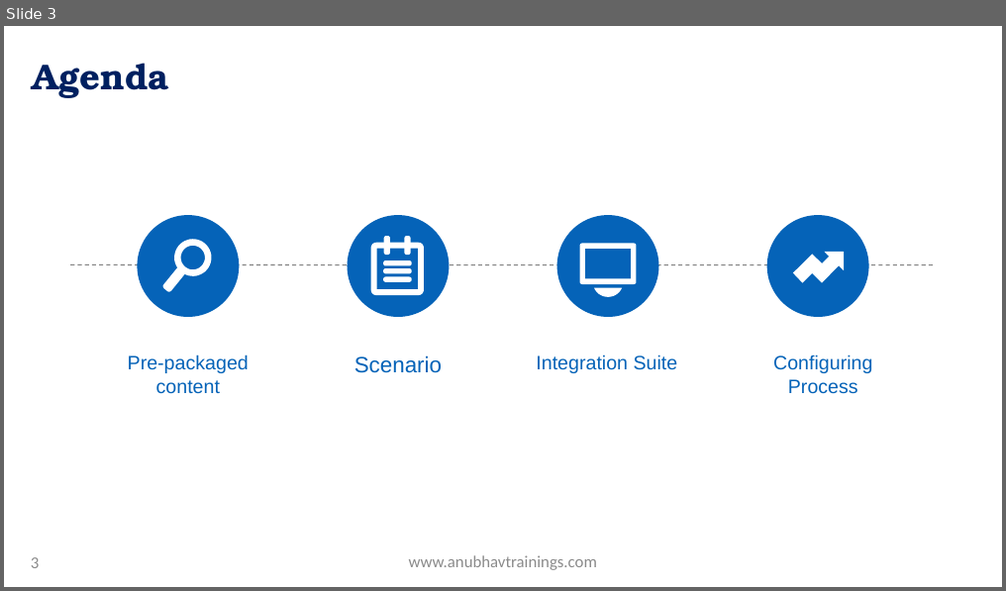
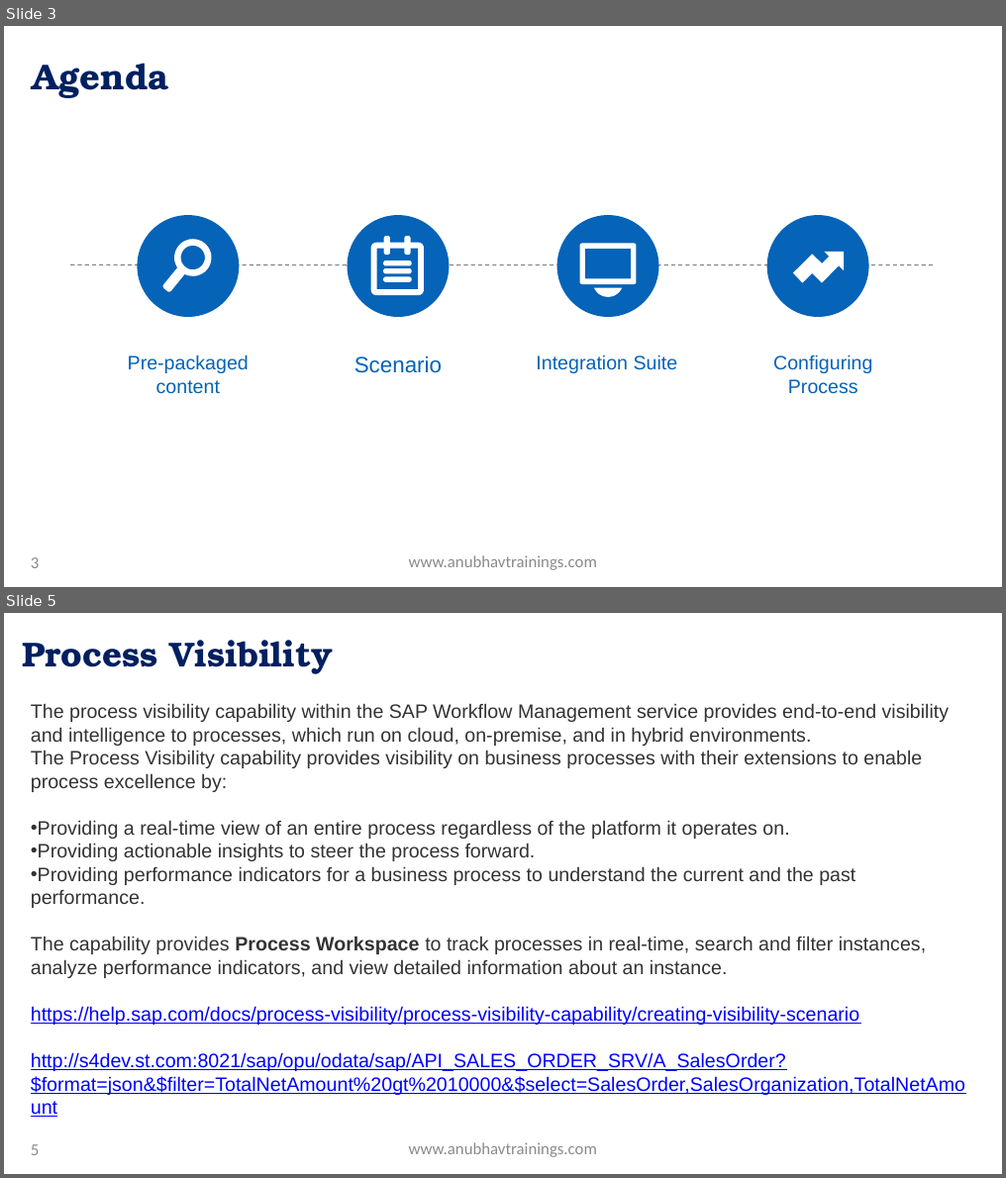
Before and after one commit to soyuztechnologies/SAP_Build_End_to_End, a slide deck: Day 18/SAP Build Training Day 18.pptx. Shown one above the other, each under a label of ours: slide 3 before the commit, slides 3 and 5 after it; the slides between them are not shown. The pictures are 1006x591 and 1006x1178 pixels, drawn with LibreOffice and Linux fonts; fonts in the diff are those of the drawing; background and template pictures are left out. Boxes give left, top, right and bottom in pixels: in the first picture for what was removed or moved away, otherwise in the second. Text is boxed around its words. In the diff, an @@ line names an element or a change of style, - is before the commit and + after.

```diff
--- a/Day 18/SAP Build Training Day 18.pptx
+++ b/Day 18/SAP Build Training Day 18.pptx
@@ slide 5 added at (x1=4, y1=613, x2=1002, y2=1174), background picture (left out) @@
@@ title added at (x1=22, y1=640, x2=333, y2=674), 25 pt, text gradient #002060 to #0070C0, bold @@
+Process Visibility
@@ text added at (x1=31, y1=703, x2=965, y2=1095), 14 pt, text #333333 @@
+The process visibility capability within the SAP Workflow Management service provides end-to-end visibility and intelligence to processes, which run on cloud, on-premise, and in hybrid environments.
+The Process Visibility capability provides visibility on business processes with their extensions to enable process excellence by:
+• Providing a real-time view of an entire process regardless of the platform it operates on.
+• Providing actionable insights to steer the process forward.
+• Providing performance indicators for a business process to understand the current and the past performance.
+The capability provides Process Workspace to track processes in real-time, search and filter instances, analyze performance indicators, and view detailed information about an instance.
+https://help.sap.com/docs/process-visibility/process-visibility-capability/creating-visibility-scenario
+http://s4dev.st.com:8021/sap/opu/odata/sap/API_SALES_ORDER_SRV/A_SalesOrder?$format=json&$filter=TotalNetAmount%20gt%2010000&$select=SalesOrder,SalesOrganization,TotalNetAmount
@@ page number added at (x1=31, y1=1145, x2=39, y2=1156), 12 pt, text #8C8C8C @@
+5
@@ text added at (x1=409, y1=1143, x2=597, y2=1157), 12 pt, text #8C8C8C @@
+www.anubhavtrainings.com
```
Also in this commit, not shown: 1 slide changed, 1 other slide added, 2 other files.
